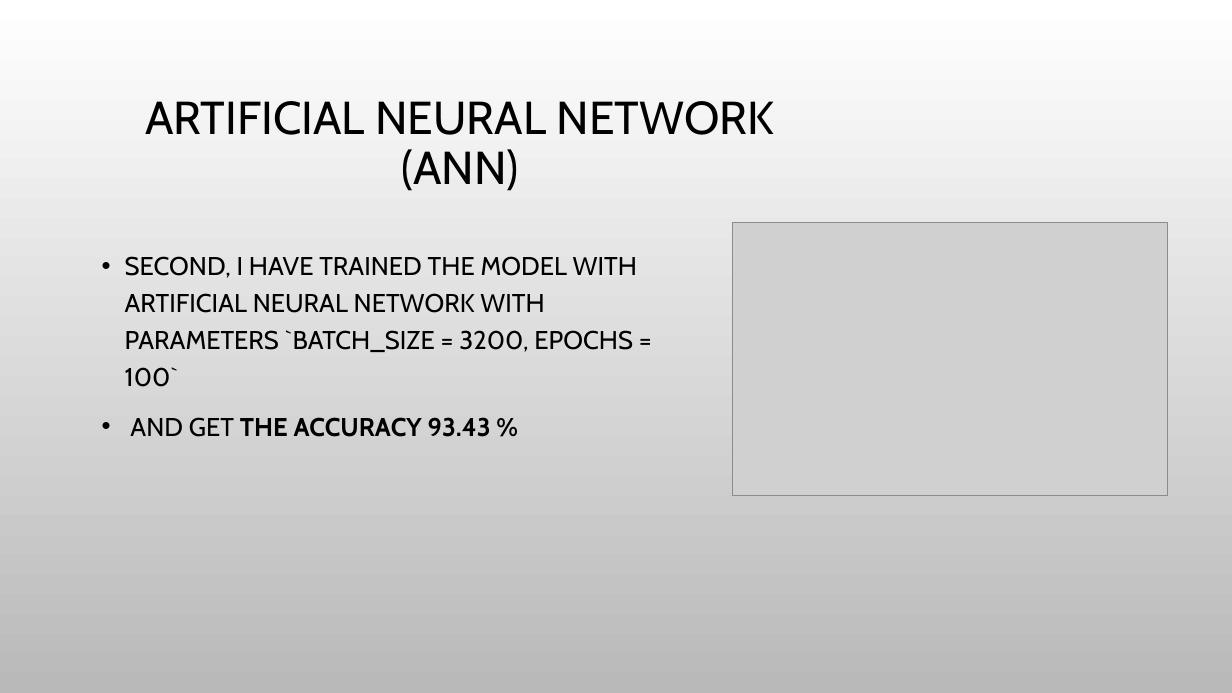
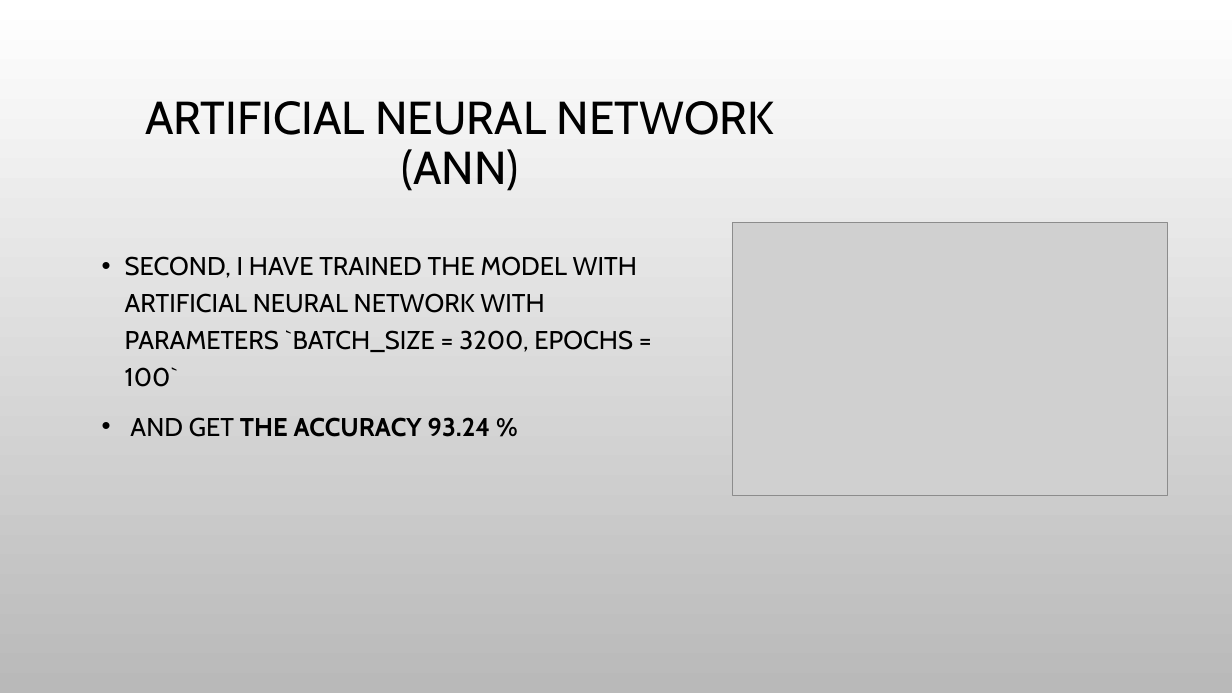
Before and after one commit to naiforfi/Bootcamp_repo, a slide deck: slide 11 of Final_project/Presentation.pptx. Drawn at 1232x693 pixels with LibreOffice and Linux fonts; fonts in the diff are those of the drawing; grey boxes stand for pictures; background and template pictures are left out. Boxes give left, top, right and bottom in pixels: in the first picture for what was removed or moved away, otherwise in the second. Text is boxed around its words. In the diff, an @@ line names an element or a change of style, - is before the commit and + after.

```diff
--- a/Final_project/Presentation.pptx
+++ b/Final_project/Presentation.pptx
@@ text at [130, 417, 491, 437]: text changed @@
-• AND GET THE ACCURACY 93.43 %
+• AND GET THE ACCURACY 93.24 %
```
Also in this commit, not shown: 2 other slides changed, 3 other files.
